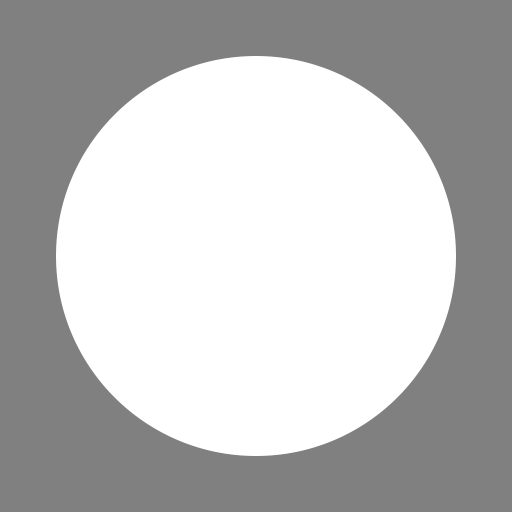
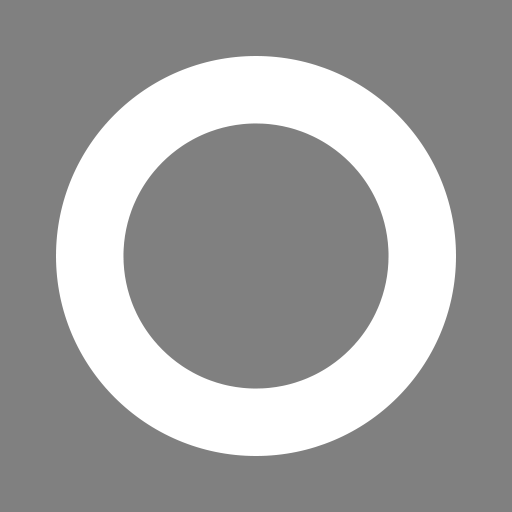
Before/after of a 512 x 512 layered artwork. What changed in the layer stack:
painted on "Ellipse 2" over <box>123,123,389,389</box>
